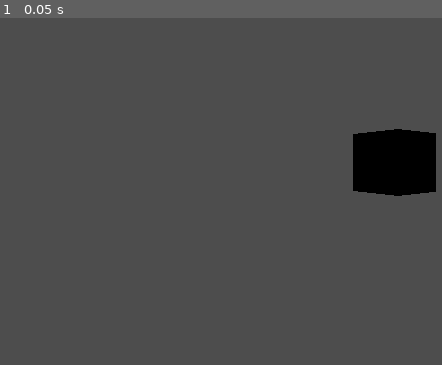
Above: before the commit, frame 1.
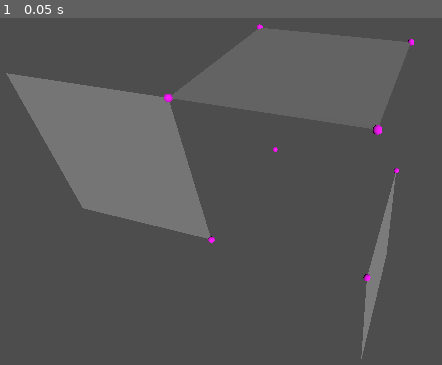
Above: after the commit, the same moment.

Repository: Sayex-dev/SandBoxGame
Game: Godot game, scene res://scenes/node_3d.tscn
The game is run twice, just before and just after one commit, with the same random seed, the same clock (stepped at 60 frames per second) and the same inputs.
Inputs:
- Up to frame 1 (0.05 s): no input

The runs differ from the first frame. In frame 1, 16% of the frame differs, in the area x 1-99%, y 1-99%.

Commit message:
fixed faces

Diff:
--- a/scenes/node_3d.tscn
+++ b/scenes/node_3d.tscn
@@ -1,18 +1,90 @@
-[gd_scene load_steps=3 format=3 uid="uid://u3l3grnkbtg6"]
+[gd_scene load_steps=5 format=3 uid="uid://u3l3grnkbtg6"]
 
 [ext_resource type="Script" path="res://src/world/world_controller.gd" id="1_wwmw1"]
 
 [sub_resource type="BoxMesh" id="BoxMesh_pcywu"]
 
+[sub_resource type="StandardMaterial3D" id="StandardMaterial3D_oe76q"]
+albedo_color = Color(1, 0, 1, 1)
+
+[sub_resource type="SphereMesh" id="SphereMesh_r62xh"]
+radius = 0.2
+height = 0.4
+
 [node name="Node3D" type="Node3D"]
 
-[node name="WorldController" type="Node" parent="."]
-script = ExtResource("1_wwmw1")
-
 [node name="Camera3D" type="Camera3D" parent="."]
-transform = Transform3D(0.621134, 0, 0.783704, 0, 1, 0, -0.783704, 0, 0.621134, 3.33122, 0, 3.96703)
+transform = Transform3D(0.957702, -0.169479, 0.232561, -0.00986669, 0.788352, 0.615145, -0.287594, -0.59142, 0.753334, 1.22097, 1.87738, 2.33332)
+fov = 60.0
 
 [node name="Node3D" type="Node3D" parent="."]
+transform = Transform3D(0.98, 0, 0, 0, 0.98, 0, 0, 0, 0.98, 0.5, 0.5, 0.5)
+visible = false
 
 [node name="MeshInstance3D" type="MeshInstance3D" parent="Node3D"]
 mesh = SubResource("BoxMesh_pcywu")
+surface_material_override/0 = SubResource("StandardMaterial3D_oe76q")
+
+[node name="WorldController" type="Node3D" parent="."]
+script = ExtResource("1_wwmw1")
+
+[node name="DirectionalLight3D" type="DirectionalLight3D" parent="."]
+transform = Transform3D(0.520856, -0.544815, 0.65718, 0.338403, 0.838556, 0.426974, -0.783704, -4.67124e-08, 0.621134, 3.33122, 1.39225, 3.96703)
+
+[node name="CubeCorners" type="Node3D" parent="."]
+
+[node name="Node3D2" type="Node3D" parent="CubeCorners"]
+transform = Transform3D(0.1, 0, 0, 0, 0.1, 0, 0, 0, 0.1, 0, 0, 0)
+
+[node name="MeshInstance3D" type="MeshInstance3D" parent="CubeCorners/Node3D2"]
+mesh = SubResource("SphereMesh_r62xh")
+surface_material_override/0 = SubResource("StandardMaterial3D_oe76q")
+
+[node name="Node3D3" type="Node3D" parent="CubeCorners"]
+transform = Transform3D(0.1, 0, 0, 0, 0.1, 0, 0, 0, 0.1, 1, 0, 0)
+
+[node name="MeshInstance3D" type="MeshInstance3D" parent="CubeCorners/Node3D3"]
+mesh = SubResource("SphereMesh_r62xh")
+surface_material_override/0 = SubResource("StandardMaterial3D_oe76q")
+
+[node name="Node3D4" type="Node3D" parent="CubeCorners"]
+transform = Transform3D(0.1, 0, 0, 0, 0.1, 0, 0, 0, 0.1, 0, 1, 0)
+
+[node name="MeshInstance3D" type="MeshInstance3D" parent="CubeCorners/Node3D4"]
+mesh = SubResource("SphereMesh_r62xh")
+surface_material_override/0 = SubResource("StandardMaterial3D_oe76q")
+
+[node name="Node3D5" type="Node3D" parent="CubeCorners"]
+transform = Transform3D(0.1, 0, 0, 0, 0.1, 0, 0, 0, 0.1, 1, 1, 0)
+
+[node name="MeshInstance3D" type="MeshInstance3D" parent="CubeCorners/Node3D5"]
+mesh = SubResource("SphereMesh_r62xh")
+surface_material_override/0 = SubResource("StandardMaterial3D_oe76q")
+
+[node name="Node3D6" type="Node3D" parent="CubeCorners"]
+transform = Transform3D(0.1, 0, 0, 0, 0.1, 0, 0, 0, 0.1, 0, 0, 1)
+
+[node name="MeshInstance3D" type="MeshInstance3D" parent="CubeCorners/Node3D6"]
+mesh = SubResource("SphereMesh_r62xh")
+surface_material_override/0 = SubResource("StandardMaterial3D_oe76q")
+
+[node name="Node3D7" type="Node3D" parent="CubeCorners"]
+transform = Transform3D(0.1, 0, 0, 0, 0.1, 0, 0, 0, 0.1, 1, 0, 1)
+
+[node name="MeshInstance3D" type="MeshInstance3D" parent="CubeCorners/Node3D7"]
+mesh = SubResource("SphereMesh_r62xh")
+surface_material_override/0 = SubResource("StandardMaterial3D_oe76q")
+
+[node name="Node3D8" type="Node3D" parent="CubeCorners"]
+transform = Transform3D(0.1, 0, 0, 0, 0.1, 0, 0, 0, 0.1, 0, 1, 1)
+
+[node name="MeshInstance3D" type="MeshInstance3D" parent="CubeCorners/Node3D8"]
+mesh = SubResource("SphereMesh_r62xh")
+surface_material_override/0 = SubResource("StandardMaterial3D_oe76q")
+
+[node name="Node3D9" type="Node3D" parent="CubeCorners"]
+transform = Transform3D(0.1, 0, 0, 0, 0.1, 0, 0, 0, 0.1, 1, 1, 1)
+
+[node name="MeshInstance3D" type="MeshInstance3D" parent="CubeCorners/Node3D9"]
+mesh = SubResource("SphereMesh_r62xh")
+surface_material_override/0 = SubResource("StandardMaterial3D_oe76q")
--- a/src/world/chunk.gd
+++ b/src/world/chunk.gd
@@ -3,11 +3,10 @@
 class_name Chunk
 
 class Surface:
-	var vertices: Array[Vector3] = []
-	var indices: Array[int] = []
+	var vertices: Array[Vector3i] = []
 	var normal: Vector3
 
-	func _init(_vertices: Array[Vector3], _indices: Array[int], _normal: Vector3):
+	func _init(_vertices: Array[Vector3i], _normal: Vector3):
 		vertices = _vertices
 		normal = _normal
 
@@ -96,7 +95,7 @@
 							adjacent_block = adjacent_chunks[i].get_block(adjacent_chunk_pos)
 						else:
 							adjacent_block = -1
-					if adjacent_block != -1:
+					if adjacent_block == -1:
 						has_exposed_surfaces = true
 						exposed_surfaces[i] = true
 				if has_exposed_surfaces:
@@ -119,9 +118,8 @@
 		var start_pos: Vector3i = block_surfaces.keys()[0]
 		var dir_i: int
 		var normal: Vector3i
-		for normal_i in range(6):
+		for normal_i in range(len(normals)):
 			if block_surfaces[start_pos][normal_i]:
-				block_surfaces[start_pos][normal_i] = false
 				normal = normals[normal_i]
 				dir_i = normal_i
 				break
@@ -162,6 +160,7 @@
 		#    [ ][ ]
 		# [X][X][X]
 		var max_x: int = -1
+		var max_y: int = -1
 		var max_pos: Vector3i
 		for y in range(max_dim + 1):
 			var has_full_row: bool = false
@@ -191,6 +190,7 @@
 
 			# Terminate if row is not extending rectangle
 			if not has_full_row:
+				max_y = y - 1
 				break
 
 		# Remove surfaces that have been used up
@@ -199,24 +199,30 @@
 				for x in range(min_pos.x, max_pos.x + 1):
 					var remove_pos = Vector3i(x, y, z)
 					block_surfaces[remove_pos][dir_i] = false
+					if not block_surfaces[remove_pos].has(true):
+						block_surfaces.erase(remove_pos)
 
 		# Find corner vectors of surface in world space
-		var vertices: PackedVector3Array = PackedVector3Array()
-		var indices: PackedInt32Array = PackedInt32Array()
-
-		var surface_displace: Vector3i = Vector3i(dir_i == 0, dir_i == 2, dir_i == 0 or dir_i == 2 or dir_i == 4)
-		var corner_1: Vector3i = Vector3i(embed_2d_in_plane(Vector2i(0, 0), normal)) + min_pos + surface_displace
-		var corner_2: Vector3i = Vector3i(embed_2d_in_plane(Vector2i(0, 1), normal)) + surface_displace
-		var corner_3: Vector3i = Vector3i(embed_2d_in_plane(Vector2i(1, 1), normal)) + max_pos + surface_displace
-		var corner_4: Vector3i = Vector3i(embed_2d_in_plane(Vector2i(1, 0), normal)) + surface_displace
-
+		var vertices: Array[Vector3i] = []
+
+		var displacement: Vector3i = (Vector3(normal) * 0.5) + (Vector3(normal.abs()) * 0.5)
+		var base_pos: Vector3i = min_pos + displacement
+		var corner_1: Vector3i = Vector3i(embed_2d_in_plane(Vector2i(0, 0), normal)) + base_pos
+		var corner_2: Vector3i = Vector3i(embed_2d_in_plane(Vector2i(0, max_y + 1), normal)) + base_pos
+		var corner_3: Vector3i = Vector3i(embed_2d_in_plane(Vector2i(max_x + 1, max_y + 1), normal)) + base_pos
+		var corner_4: Vector3i = Vector3i(embed_2d_in_plane(Vector2i(max_x + 1, 0), normal)) + base_pos
+
+		# Triangle 1
 		vertices.append(corner_1)
 		vertices.append(corner_2)
 		vertices.append(corner_3)
+
+		# Triangle 2
+		vertices.append(corner_3)
 		vertices.append(corner_4)
-		indices.append_array([0, 1, 2, 1, 3, 2])
-
-		var surface: Surface = Surface.new(vertices, indices, normal)
+		vertices.append(corner_1)
+
+		var surface: Surface = Surface.new(vertices, normal)
 		surfaces.append(surface)
 	return surfaces
 
@@ -229,7 +235,7 @@
 		a = Vector3(0, 1, 0)
 	var t1 = (a - n.dot(a) * n).normalized()
 	var t2 = n.cross(t1)
-	return a.x * t1 + a.y * t2
+	return v.x * t1 + v.y * t2
 
 func build_chunk_mesh(
 	x_pos_chunk: Chunk = null,
@@ -259,9 +265,6 @@
 		# Add vertices
 		for vertex in surface.vertices:
 			st.add_vertex(vertex)
-		# Add indexes
-		for index in surface.indices:
-			st.add_index(index + (i * 4))
-
-	var tmp_mesh: Mesh = st.commit()
-	mesh = tmp_mesh
+	st.index()
+
+	mesh = st.commit()
